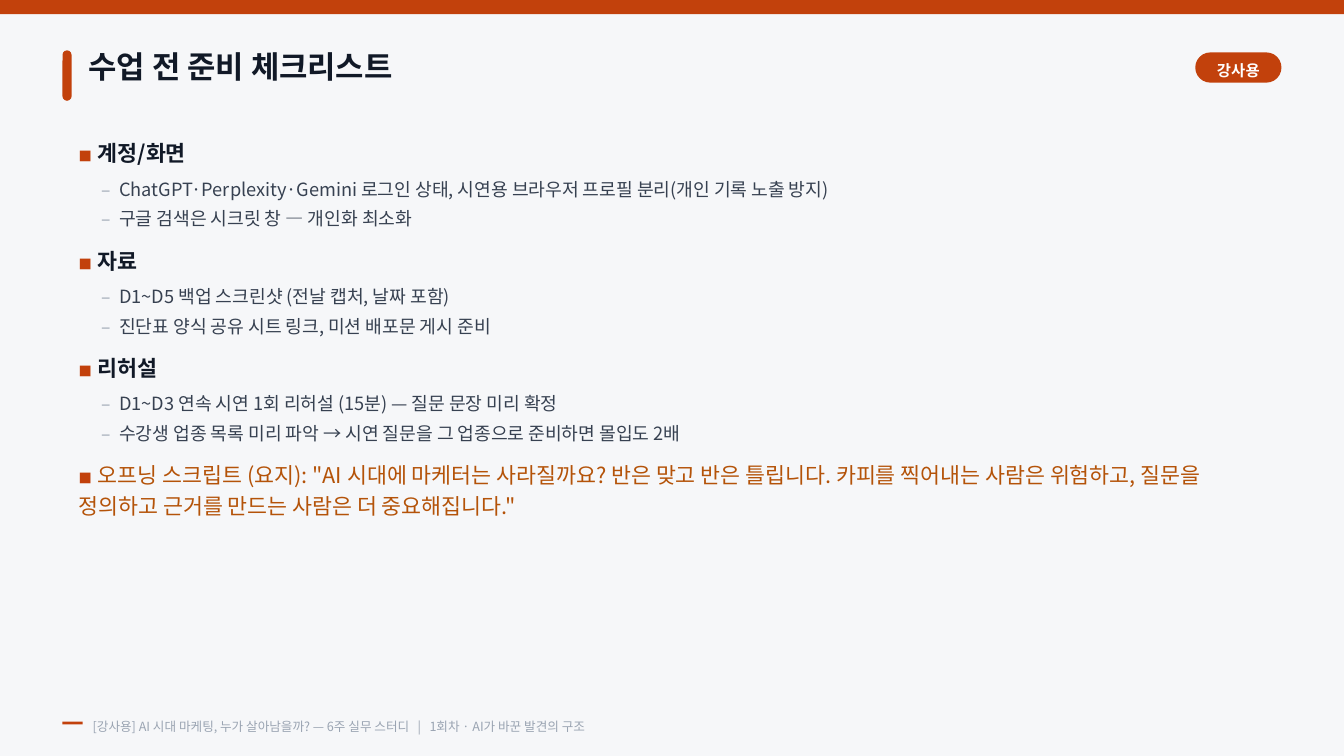
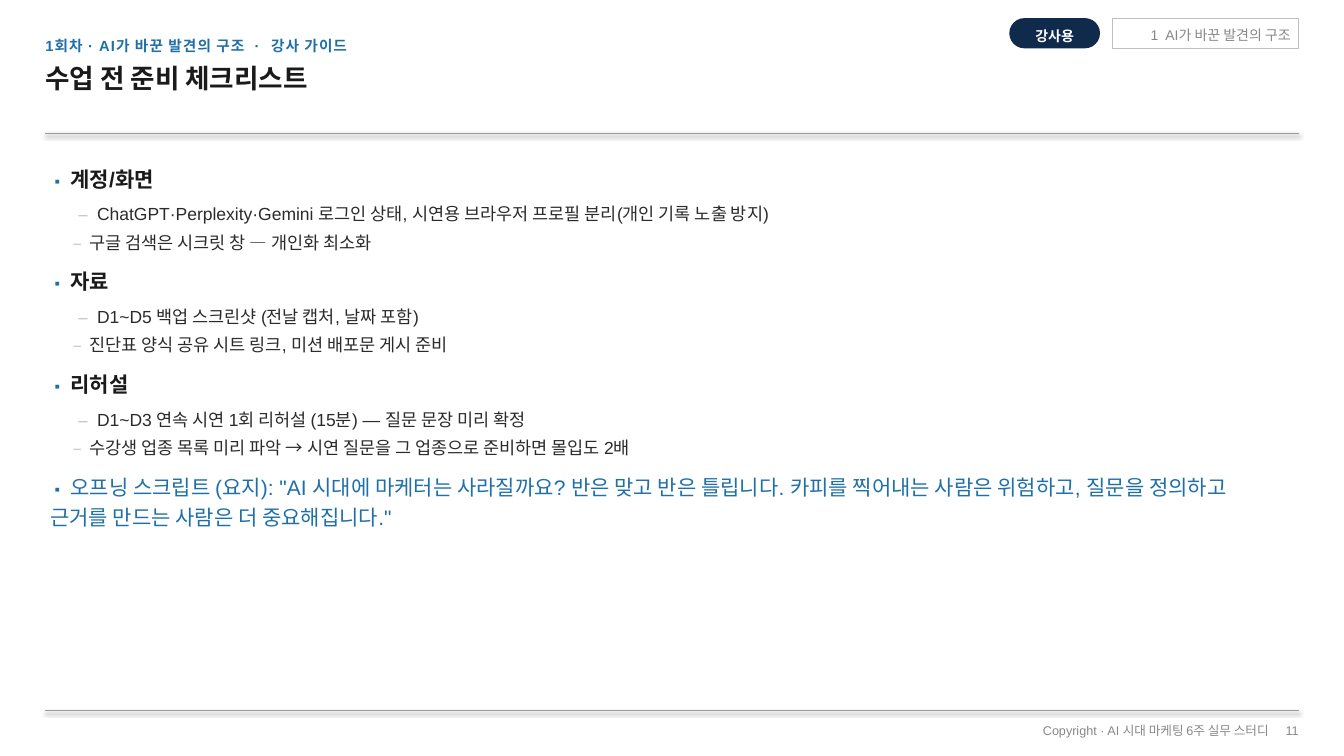
Before and after one commit to recon9973-lang/Design-resources-repository, a slide deck: slide 11 of ai-marketing-6week/강사용/1회차_강사용_미션_시연가이드.pptx. Drawn at 1344x756 pixels with LibreOffice and Linux fonts; fonts in the diff are those of the drawing. Boxes give left, top, right and bottom in pixels: in the first picture for what was removed or moved away, otherwise in the second. Text is boxed around its words. In the diff, an @@ line names an element or a change of style, - is before the commit and + after.

```diff
--- a/ai-marketing-6week/강사용/1회차_강사용_미션_시연가이드.pptx
+++ b/ai-marketing-6week/강사용/1회차_강사용_미션_시연가이드.pptx
@@ rectangle removed at (0, 0, 1344, 756) @@
@@ rectangle removed at (0, 0, 1344, 14) @@
@@ text "강사용": place and size @@
-text "강사용" at (1217, 63, 1260, 78)
+text "강사용" at (1035, 29, 1074, 43)
@@ text "강사용" at (1035, 29, 1074, 43): size 11 to 10 pt, font Noto Sans CJK KR to Arial, letter spacing 0.2 to 0 pt @@
@@ rounded rectangle added at (1009, 18, 1100, 48), fill #0F2A4A @@
@@ rectangle added at (1112, 18, 1299, 48), outline #BFBFBF 0.5 pt @@
@@ text added at (1151, 28, 1291, 41), 10 pt, text #888888 @@
+1 AI가 바꾼 발견의 구조
@@ text added at (45, 38, 347, 53), 10.5 pt, text #1F6FA8, bold @@
+1회차 · AI가 바꾼 발견의 구조 · 강사 가이드
@@ rounded rectangle removed at (63, 50, 72, 101) @@
@@ rounded rectangle removed at (1196, 52, 1281, 83) @@
@@ text "수업 전 준비 체크리스트": place and size @@
-text "수업 전 준비 체크리스트" at (89, 52, 392, 81)
+text "수업 전 준비 체크리스트" at (45, 65, 308, 91)
@@ text "수업 전 준비 체크리스트" at (45, 65, 308, 91): size 22 to 19 pt, font Noto Sans CJK KR to Arial, text colour #111927 to #1A1A1A; line spacing 1.14 to 1.04 @@
@@ line added from (45, 133) to (1299, 133), #999999 0.75 pt @@
@@ text "▪ 계정/화면": place and size @@
-text "▪ 계정/화면" at (79, 142, 1201, 516)
+text "▪ 계정/화면" at (50, 169, 1226, 527)
@@ text at (71, 169, 154, 189): text changed; size 15.5 to 15 pt; font Noto Sans CJK KR to Arial; text colour #111927 to #1A1A1A @@
-■ 계정/화면
+▪ 계정/화면
@@ text at (89, 205, 769, 456): size 12.5 to 12 pt, text colour #9AA4B2 to #BFBFBF in "–", "–", "–", "–" and 2 more places; size 13 to 12.5 pt, text colour #374151 to #2B2B2B in "ChatGPT·Perplexity·Gemini 로그인 상태, 시연용 브라우저 프로필 분리(개인 ...", "구글 검색은 시크릿 창 — 개인화 최소화", "D1~D5 백업 스크린샷 (전날 캡처, 날짜 포함)", "진단표 양식 공유 시트 링크, 미션 배포문 ..." and 2 more places; font Noto Sans CJK KR to Arial in "– ChatGPT·Perplexity·Gemini 로그인 상태, 시연용 브라우저 프로필 ...", "– 구글 검색은 시크릿 창 — 개인화 ...", "– D1~D5 백업 스크린샷 (전날 캡처, 날짜 ...", "– 진단표 양식 공유 시트 링크, 미션 ..." and 2 more places @@
@@ text at (71, 271, 110, 291): text changed; size 15.5 to 15 pt; font Noto Sans CJK KR to Arial; text colour #111927 to #1A1A1A @@
-■ 자료
+▪ 자료
@@ text at (71, 374, 129, 394): text changed; size 15.5 to 15 pt; font Noto Sans CJK KR to Arial; text colour #111927 to #1A1A1A @@
-■ 리허설
+▪ 리허설
@@ text at (50, 477, 1226, 527): text changed; size 15.5 to 15 pt; font Noto Sans CJK KR to Arial; text colour #B45309 to #1F6FA8 @@
-■ 오프닝 스크립트 (요지): "AI 시대에 마케터는 사라질까요? 반은 맞고 반은 틀립니다. 카피를 찍어내는 사람은 위험하고, 질문을 정의하고 근거를 만드는 사람은 더 중요해집니다."
+▪ 오프닝 스크립트 (요지): "AI 시대에 마케터는 사라질까요? 반은 맞고 반은 틀립니다. 카피를 찍어내는 사람은 위험하고, 질문을 정의하고 근거를 만드는 사람은 더 중요해집니다."
@@ line added from (45, 711) to (1299, 711), #999999 0.5 pt @@
@@ rectangle removed at (63, 722, 83, 725) @@
@@ text "Copyright · AI 시대 마케팅 ..." at (1043, 724, 1299, 738): vertical alignment middle to top @@
@@ text at (1043, 724, 1299, 738): text changed; font Noto Sans CJK KR to Arial; text colour #9AA4B2 to #888888 @@
-[강사용] AI 시대 마케팅, 누가 살아남을까? — 6주 실무 스터디 | 1회차 · AI가 바꾼 발견의 구조
+Copyright · AI 시대 마케팅 6주 실무 스터디 11
```
Also in this commit, not shown: 10 other slides changed, 14 other files.
